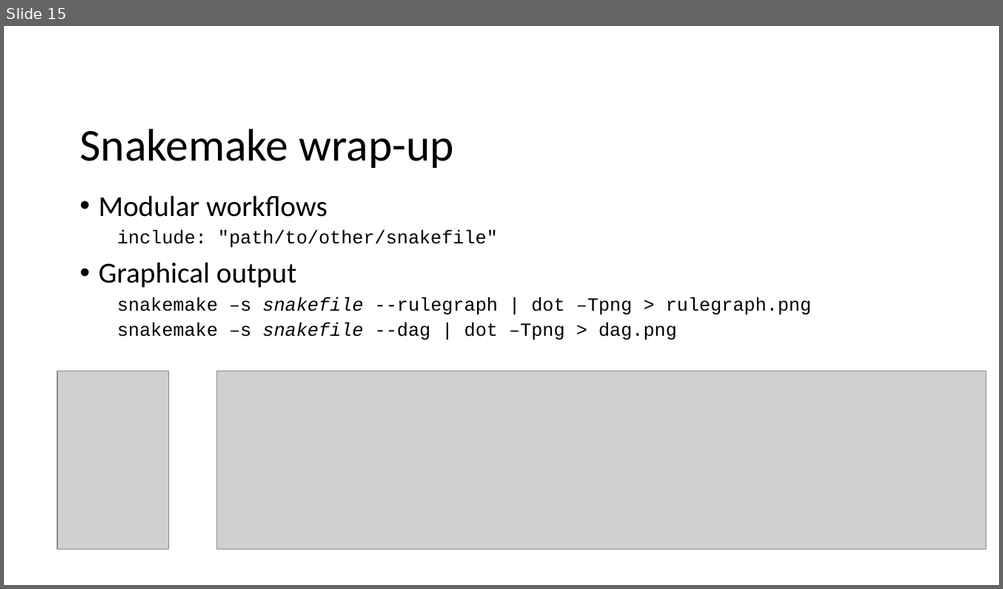
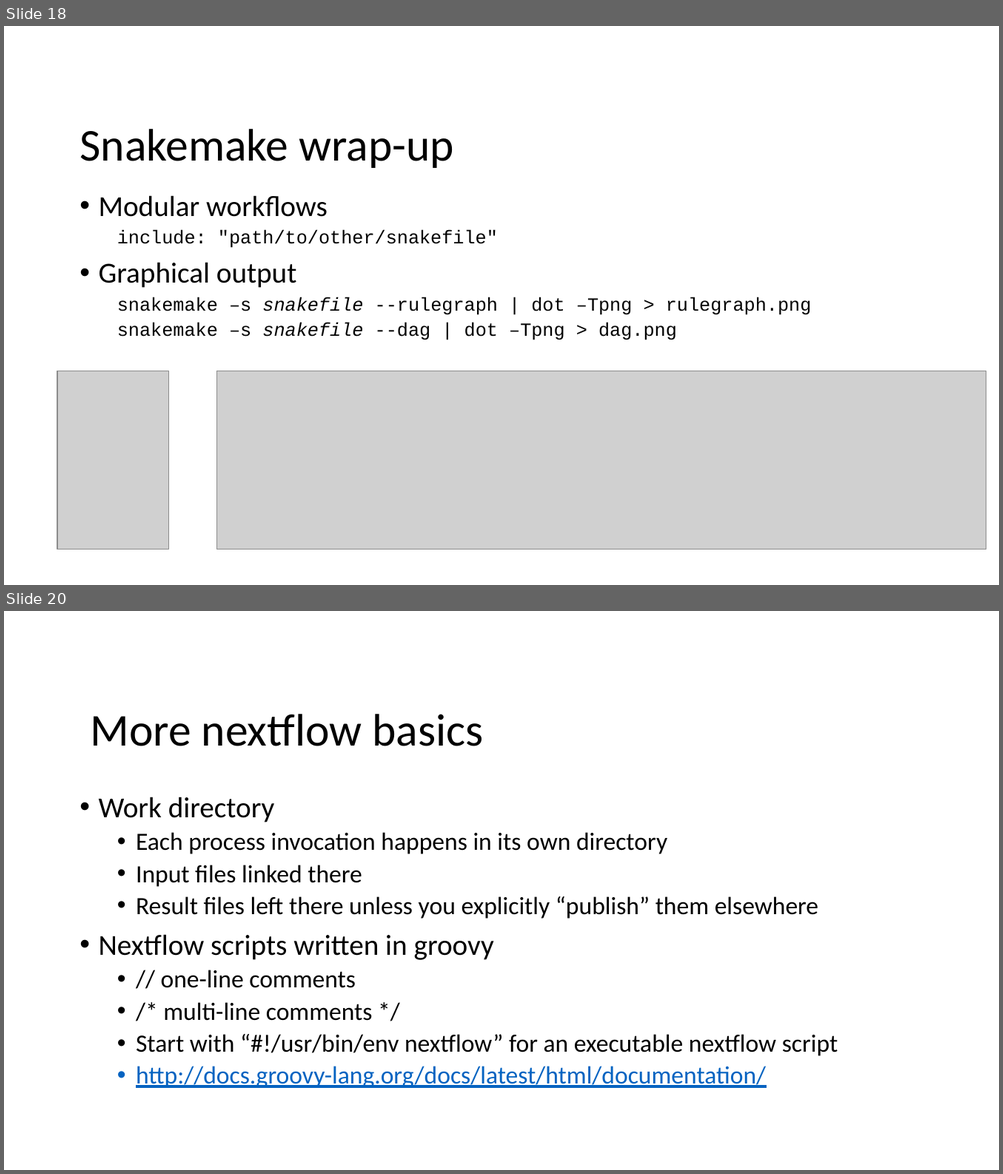
Before and after one commit to CHPC-UofU/rmacc-workflows, a slide deck: slides/workflow_tools.pptx. Shown one above the other, each under a label of ours: slide 15 before the commit, slides 18 and 20 after it; the slides between them are not shown. The pictures are 1003x589 and 1003x1174 pixels, drawn with LibreOffice and Linux fonts; fonts in the diff are those of the drawing; grey boxes stand for pictures; background and template pictures are left out. Boxes give left, top, right and bottom in pixels: in the first picture for what was removed or moved away, otherwise in the second. Text is boxed around its words. In the diff, an @@ line names an element or a change of style, - is before the commit and + after.

```diff
--- a/slides/workflow_tools.pptx
+++ b/slides/workflow_tools.pptx
@@ slide 20 added at [4, 611, 999, 1170], background picture (left out) @@
@@ title added at [90, 714, 484, 746], 44 pt, text #000000 @@
+More nextflow basics
@@ text added at [99, 797, 837, 1088], 24 pt, text #000000 @@
+• Work directory
+  • Each process invocation happens in its own directory
+  • Input files linked there
+  • Result files left there unless you explicitly “publish” them elsewhere
+• Nextflow scripts written in groovy
+  • // one-line comments
+  • /* multi-line comments */
+  • Start with “#!/usr/bin/env nextflow” for an executable nextflow script
+  • http://docs.groovy-lang.org/docs/latest/html/documentation/
@@ what was slide 15 is now slide 18 @@
```
Also in this commit, not shown: 11 slides changed, 5 other slides added, 2 slides removed, 1 other file.
